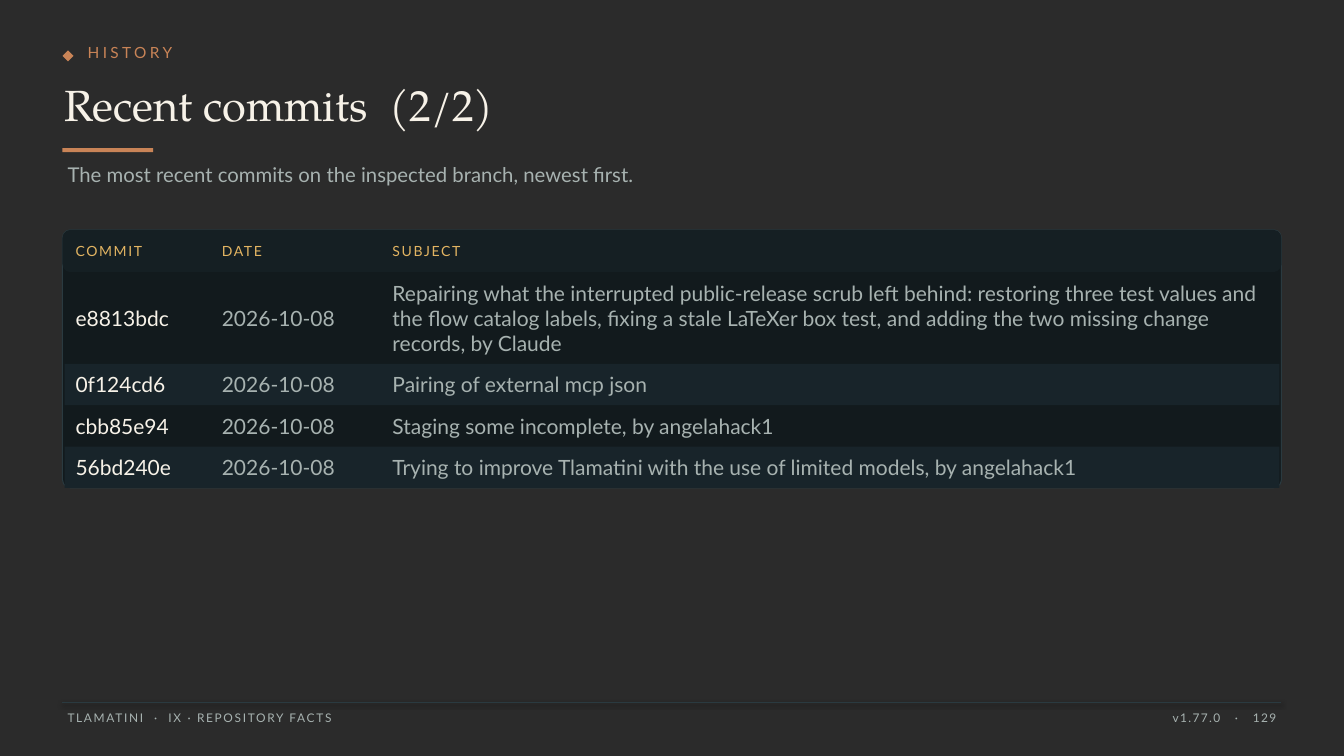
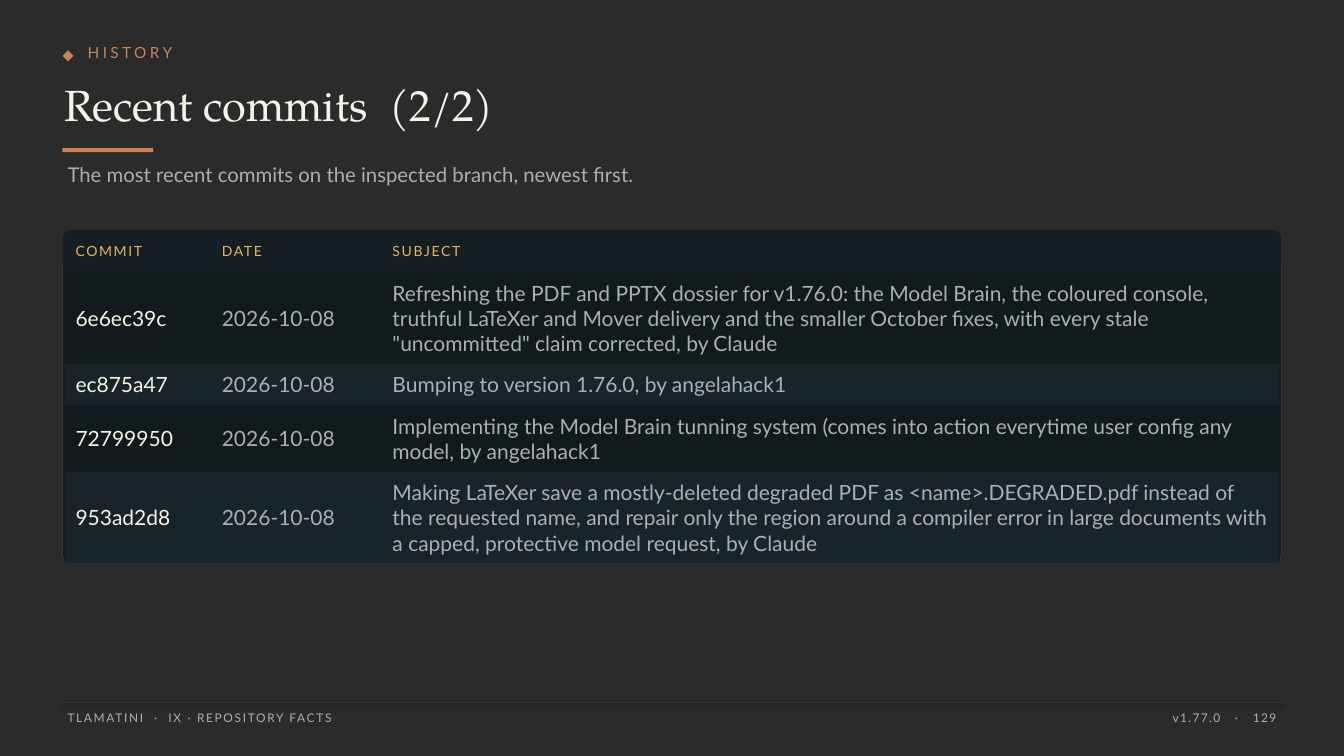
Before and after one commit to XAIHT/Tlamatini, a slide deck: slide 129 of Tlamatini_eXtended_Artificial_Intelligence_Humanly_Tempered.pptx. Drawn at 1344x756 pixels with LibreOffice and Linux fonts; fonts in the diff are those of the drawing; background and template pictures are left out; a plain dark background stands for a picture behind light text. Boxes give left, top, right and bottom in pixels: in the first picture for what was removed or moved away, otherwise in the second. Text is boxed around its words. In the diff, an @@ line names an element or a change of style, - is before the commit and + after.

```diff
--- a/Tlamatini_eXtended_Artificial_Intelligence_Humanly_Tempered.pptx
+++ b/Tlamatini_eXtended_Artificial_Intelligence_Humanly_Tempered.pptx
@@ rounded rectangle: place and size @@
-rounded rectangle at box(63, 230, 1281, 488)
+rounded rectangle at box(63, 230, 1281, 564)
@@ rounded rectangle at box(63, 230, 1281, 564): proportions changed @@
@@ text at box(392, 285, 1208, 355): text changed @@
-Repairing what the interrupted public-release scrub left behind: restoring three test values and the flow catalog labels, fixing a stale LaTeXer box test, and adding the two missing change records, by Claude
+Refreshing the PDF and PPTX dossier for v1.76.0: the Model Brain, the coloured console, truthful LaTeXer and Mover delivery and the smaller October fixes, with every stale "uncommitted" claim corrected, by Claude
@@ text at box(76, 310, 167, 326): text changed @@
-e8813bdc
+6e6ec39c
@@ text at box(76, 376, 168, 392): text changed @@
-0f124cd6
+ec875a47
@@ text at box(392, 376, 786, 396): text changed @@
-Pairing of external mcp json
+Bumping to version 1.76.0, by angelahack1
@@ text "2026-10-08": place and size @@
-text "2026-10-08" at box(222, 419, 335, 434)
+text "2026-10-08" at box(222, 431, 335, 446)
@@ text at box(392, 418, 1232, 463): text changed @@
-Staging some incomplete, by angelahack1
+Implementing the Model Brain tunning system (comes into action everytime user config any model, by angelahack1
@@ text at box(76, 430, 173, 446): text changed @@
-cbb85e94
+72799950
@@ rectangle: place and size @@
-rectangle at box(65, 447, 1279, 488)
+rectangle at box(65, 472, 1279, 564)
@@ text "2026-10-08": place and size @@
-text "2026-10-08" at box(222, 460, 335, 475)
+text "2026-10-08" at box(222, 510, 335, 525)
@@ text at box(76, 509, 171, 525): text changed @@
-56bd240e
+953ad2d8
@@ text at box(392, 484, 1267, 555): text changed @@
-Trying to improve Tlamatini with the use of limited models, by angelahack1
+Making LaTeXer save a mostly-deleted degraded PDF as <name>.DEGRADED.pdf instead of the requested name, and repair only the region around a compiler error in large documents with a capped, protective model request, by Claude
```
Also in this commit, not shown: 32 other slides changed, 4 other files.
